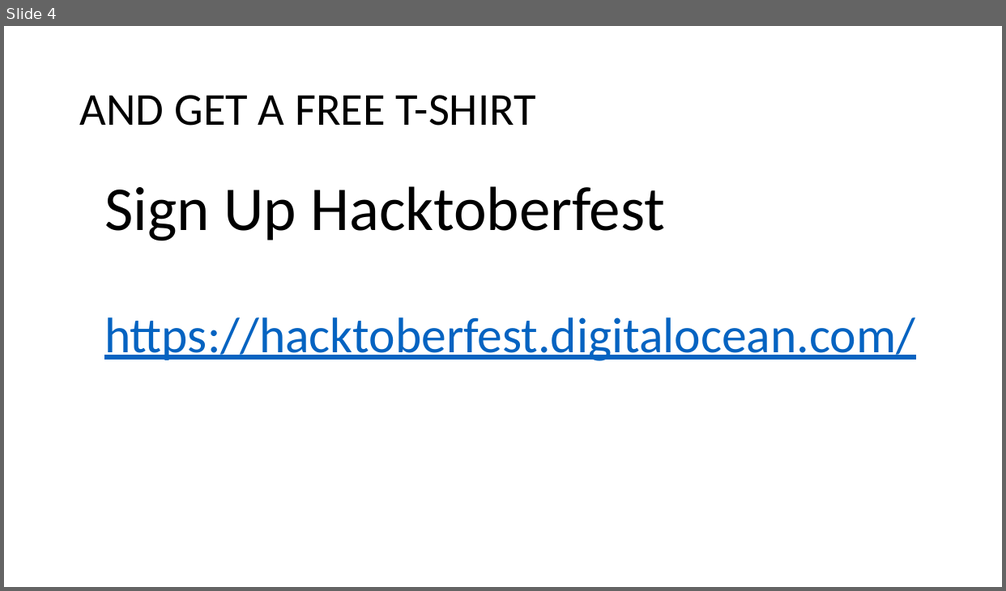
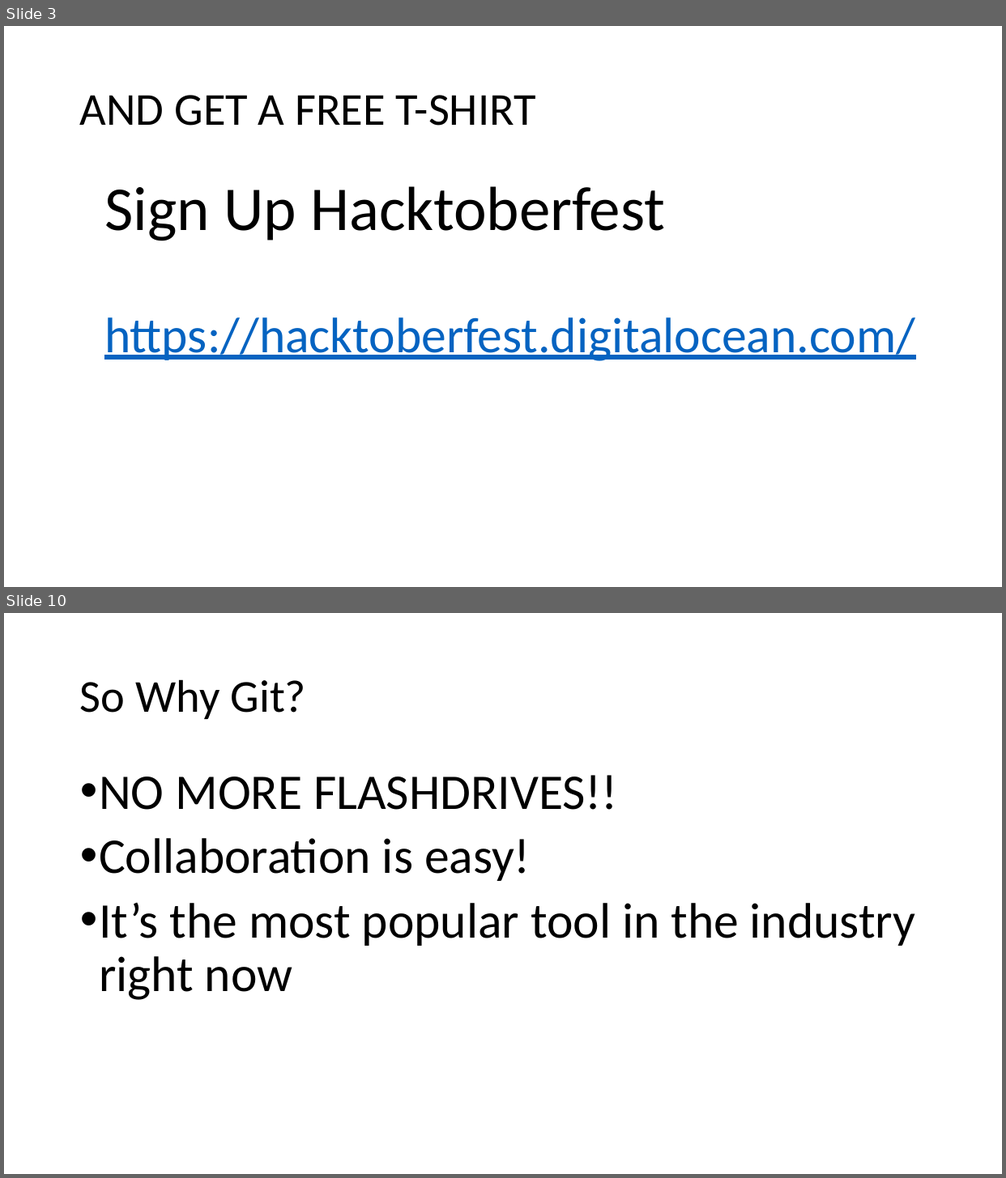
Before and after one commit to nathankurt/GitHub-Workshop, a slide deck: slides_ppt.pptx. Shown one above the other, each under a label of ours: slide 4 before the commit, slides 3 and 10 after it; the slides between them are not shown. The pictures are 1006x591 and 1006x1178 pixels, drawn with LibreOffice and Linux fonts; fonts in the diff are those of the drawing. Boxes give left, top, right and bottom in pixels: in the first picture for what was removed or moved away, otherwise in the second. Text is boxed around its words. In the diff, an @@ line names an element or a change of style, - is before the commit and + after.

```diff
--- a/slides_ppt.pptx
+++ b/slides_ppt.pptx
@@ slide 10 added at bbox=[4, 613, 1002, 1174], background #FFFFFF @@
@@ title added at bbox=[80, 679, 306, 719], 44 pt, text #000000 @@
+So Why Git?
@@ text added at bbox=[99, 775, 916, 1000], 48 pt, text #000000 @@
+• NO MORE FLASHDRIVES!!
+• Collaboration is easy!
+• It’s the most popular tool in the industry right now
@@ what was slide 4 is now slide 3 @@
```
Also in this commit, not shown: 2 slides changed, 7 other slides added, 1 slide removed, 1 other file.
